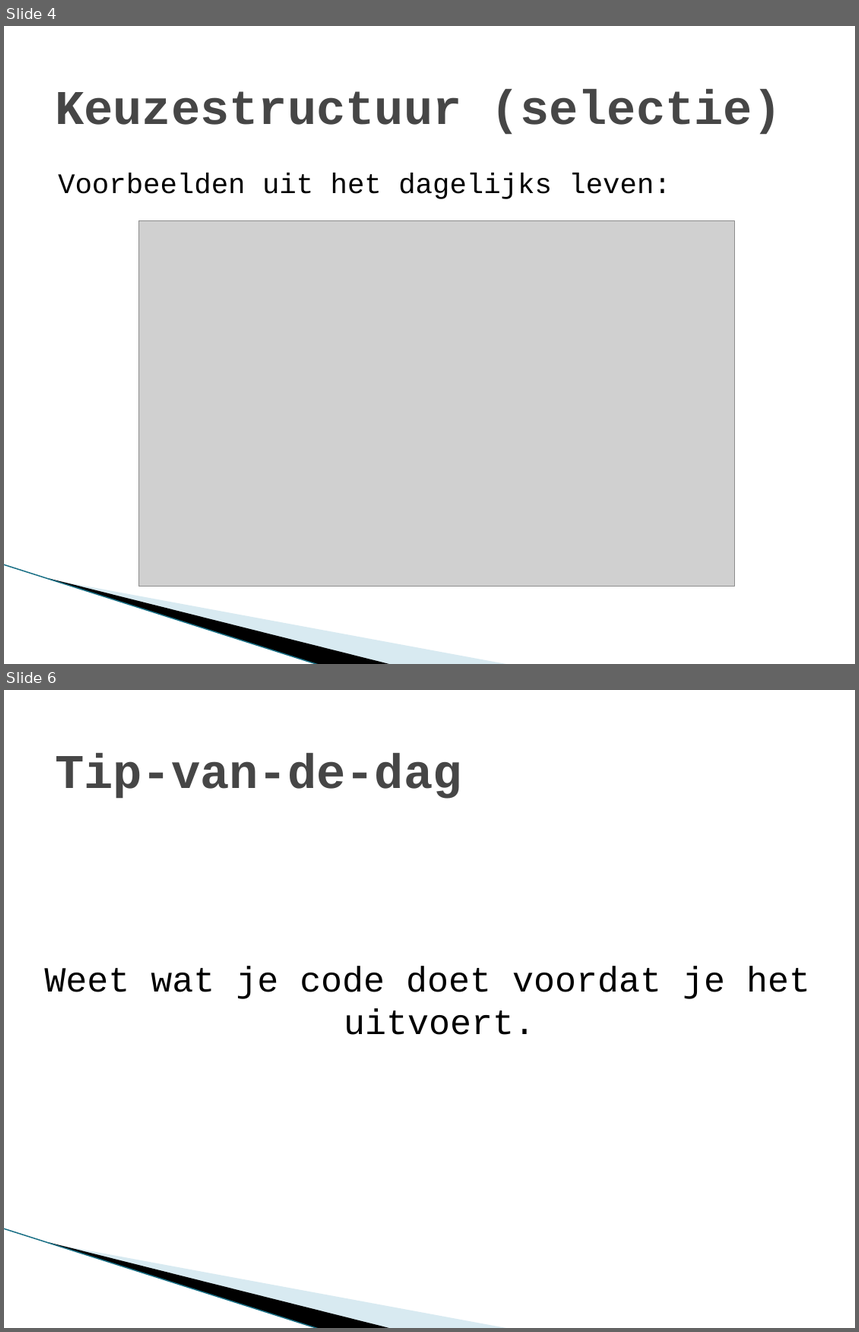
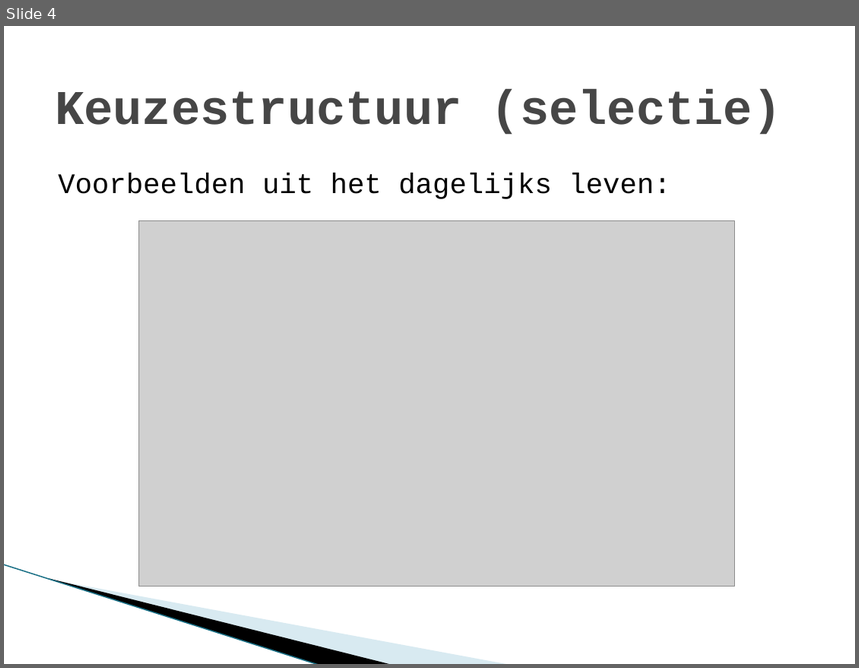
Before and after one commit to stasemsoft/softwarematerial, a slide deck: docs/basic/conditioneel/Keuzestructuren.pptx. Shown one above the other, each under a label of ours: slides 4 and 6 before the commit, slide 4 after it; the slides between them are not shown. The pictures are 859x1332 and 859x668 pixels, drawn with LibreOffice and Linux fonts; fonts in the diff are those of the drawing; grey boxes stand for pictures; background and template pictures are left out. Boxes give left, top, right and bottom in pixels: in the first picture for what was removed or moved away, otherwise in the second. Text is boxed around its words. In the diff, an @@ line names an element or a change of style, - is before the commit and + after.

```diff
--- a/docs/basic/conditioneel/Keuzestructuren.pptx
+++ b/docs/basic/conditioneel/Keuzestructuren.pptx
@@ slide 6 removed at bbox=[4, 690, 855, 1328], background #FFFFFF; not listed: 3 template elements that a slide beside it also shows @@
@@ title removed at bbox=[55, 753, 462, 799] @@
-Tip-van-de-dag
@@ text removed at bbox=[44, 967, 810, 1035] @@
-Weet wat je code doet voordat je het uitvoert.
```
Also in this commit, not shown: 1 other slide removed, 4 other files.
